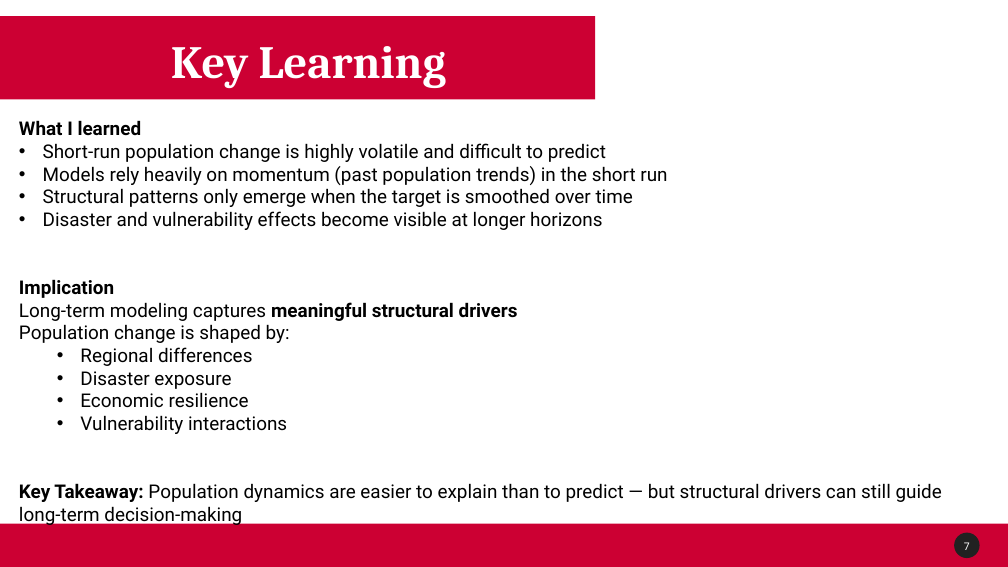
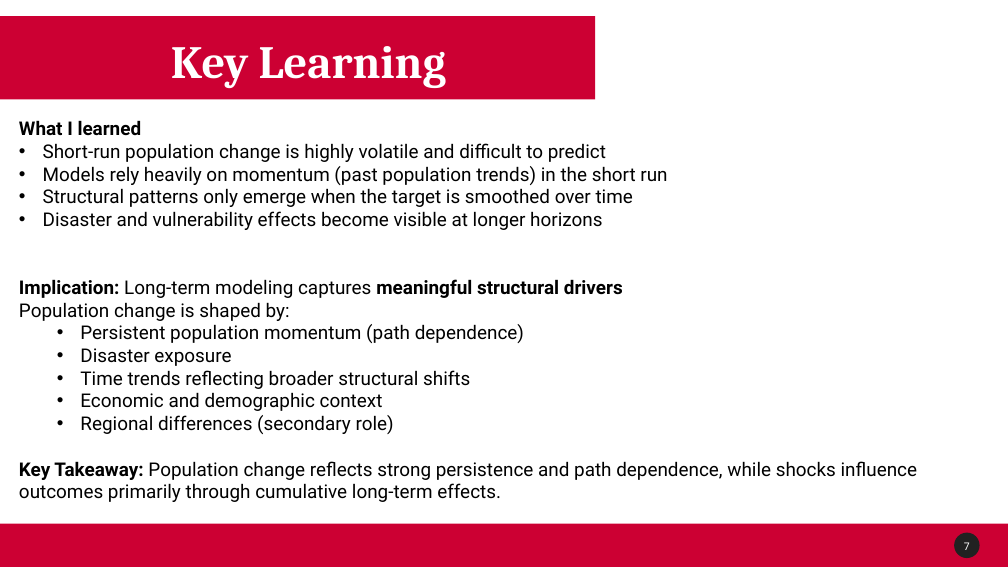
Before and after one commit to Venettov/CAPSTONE_DATA_SCIENCE_RIVERARUIZ, a slide deck: slide 8 of project_reports/Week11_Progress.pptx. Drawn at 1008x567 pixels with LibreOffice and Linux fonts; fonts in the diff are those of the drawing; background and template pictures are left out. Boxes give left, top, right and bottom in pixels: in the first picture for what was removed or moved away, otherwise in the second. Text is boxed around its words. In the diff, an @@ line names an element or a change of style, - is before the commit and + after.

Commit message:
Finalize Phase 4 policy analysis: add realistic policy-path charts with decline + uncertainty bands, implement robust regional handling with diagnostics fallback, include policy mechanism table, relative impact analysis, and polished conclusion markdown

```diff
--- a/project_reports/Week11_Progress.pptx
+++ b/project_reports/Week11_Progress.pptx
@@ text at [19, 279, 623, 298]: text changed @@
-Implication
-Long-term modeling captures meaningful structural drivers
+Implication: Long-term modeling captures meaningful structural drivers
@@ text at [80, 324, 524, 343]: text changed @@
-  • Regional differences
+  • Persistent population momentum (path dependence)
@@ text at [19, 370, 918, 502]: text changed @@
-  • Economic resilience
-  • Vulnerability interactions
-Key Takeaway: Population dynamics are easier to explain than to predict — but structural drivers can still guide long-term decision-making
+  • Time trends reflecting broader structural shifts
+  • Economic and demographic context
+  • Regional differences (secondary role)
+Key Takeaway: Population change reflects strong persistence and path dependence, while shocks influence outcomes primarily through cumulative long-term effects.
```
Also in this commit, not shown: 9 other slides changed, 1 slide added, 3 slides removed, 3 other files.
